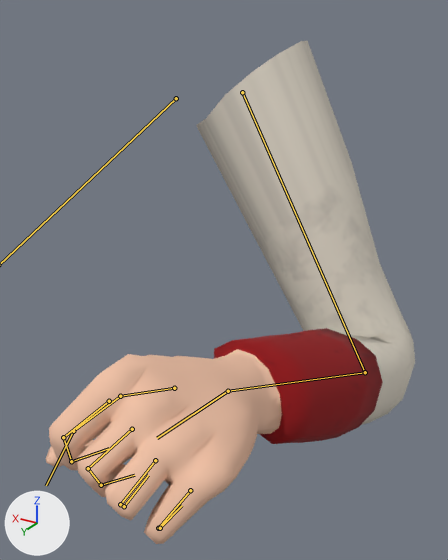
The FBX model Game/res/assets/models/Animation/Character/LeftArm.fbx: old version first, new version second.
Camera for both pictures: a camera (50 mm lens) standing at (-11.9, 17.65, 1.2) and looking at (-4.04, 4.54, -5.35). Every picture has the same lights, and +X, +Y and +Z are marked at lower left. Both versions are drawn at frame 73 of the action 'Armature|Idle_R'; the numbers are the values there. The bones that bend it are drawn over the model as lines.
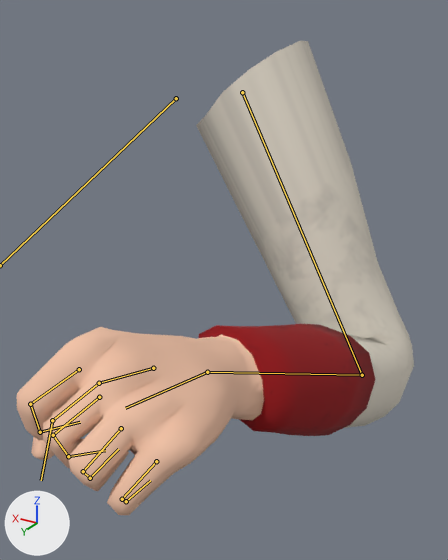
Commit message: Left Hand Idle Animation 1

Changed parts and their boxes (x1, y1, x2, y2) in the pictures (448 x 560 px):
'Cube.003', posed (8% wider)
    before: (46, 41, 415, 544)
    after: (17, 41, 414, 515)
bone 'L_UpperArm', root to tip
    before: (242, 92) to (365, 372)
    after: (242, 92) to (362, 375)
bone 'L_Forearm', root to tip
    before: (365, 372) to (228, 391)
    after: (362, 375) to (207, 372)
bone 'L_Thumb', root to tip
    before: (174, 388) to (120, 396)
    after: (153, 368) to (99, 383)
bone 'L_Thumb.001', root to tip
    before: (120, 396) to (73, 431)
    after: (99, 383) to (52, 420)
bone 'L_Thumb.002', root to tip
    before: (73, 431) to (46, 485)
    after: (52, 420) to (41, 480)

The edits, one by one:
Bone 'L_UpperArm' (bone_l_upperarm) turns from (-33, 7, 27) to (-30, 7, 26) degrees about its own x, y and z.
Bone 'L_Forearm' (bone_l_forearm) turns from (67, 20, 10) to (68, 20, 10) degrees about its own x, y and z.
Bone 'L_Thumb' (bone_l_thumb) turns from (-5, -2, -5) to (-12, 0, -13) degrees about its own x, y and z.
Bone 'L_Thumb.001' (bone_l_thumb_001) turns from (-15, -6, -18) to (-11, -17, -13) degrees about its own x, y and z.
Bone 'L_Thumb.002' (bone_l_thumb_002) turns from (-15, -4, 6) to (-31, -25, 16) degrees about its own x, y and z.
